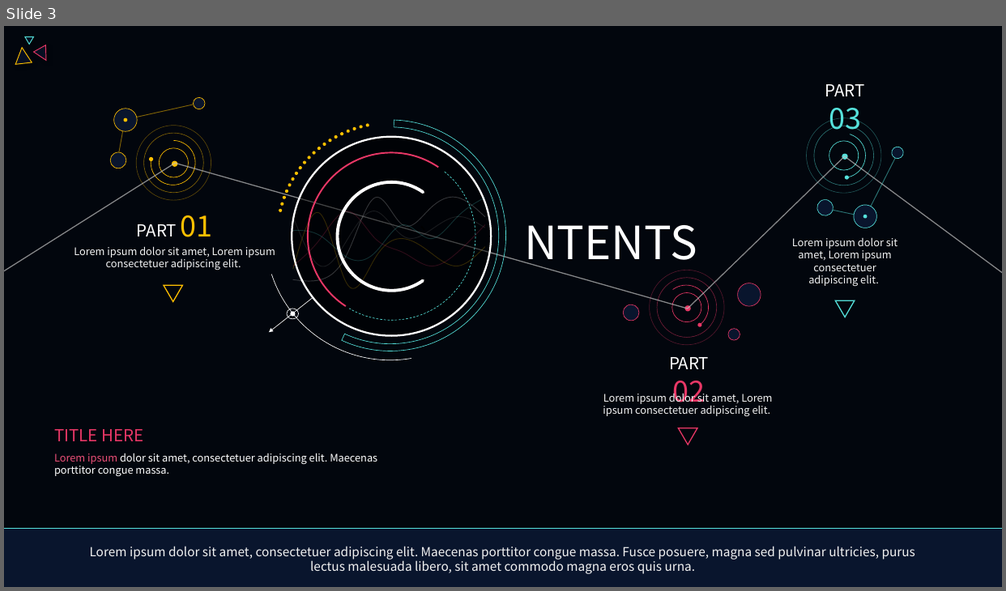
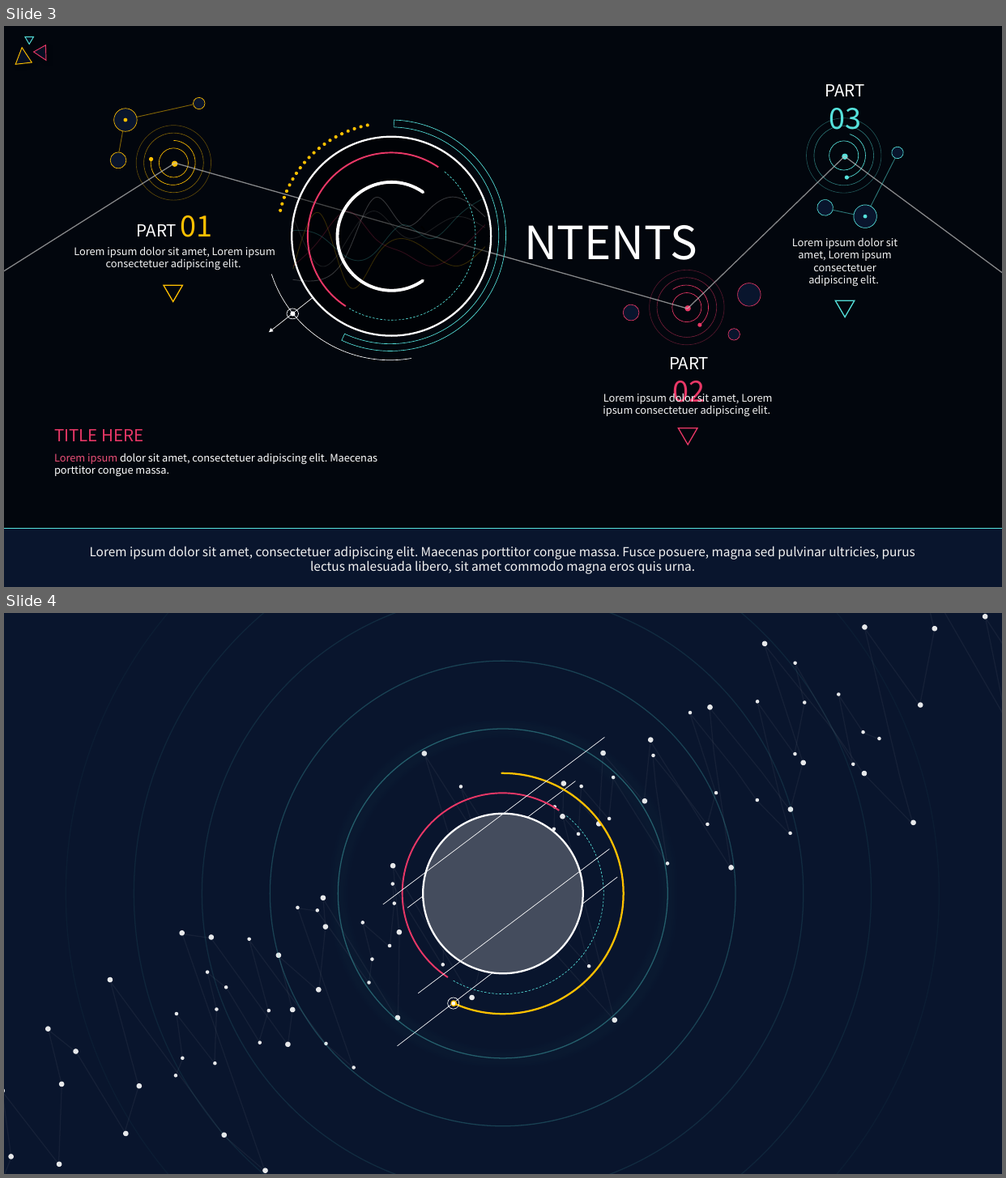
Before and after one commit to NewOrForever/AI_for_design_Study, a slide deck: line_mock.pptx. Shown one above the other, each under a label of ours: slide 3 before the commit, slides 3 and 4 after it. The pictures are 1006x591 and 1006x1178 pixels, drawn with LibreOffice and Linux fonts; fonts in the diff are those of the drawing; grey boxes stand for pictures; background and template pictures are left out. Boxes give left, top, right and bottom in pixels: in the first picture for what was removed or moved away, otherwise in the second. Text is boxed around its words. In the diff, an @@ line names an element or a change of style, - is before the commit and + after.

Commit message:
line

```diff
--- a/line_mock.pptx
+++ b/line_mock.pptx
@@ slide 4 added at [4,613,1002,1174], background #09152D @@
@@ ellipse added at [66,613,940,1174], outline #55E1DB 1 pt @@
@@ ellipse added at [134,613,872,1174], outline #55E1DB 1 pt @@
@@ ellipse added at [202,613,803,1174], outline #55E1DB 1 pt @@
@@ ellipse added at [270,661,735,1127], outline #55E1DB 1 pt @@
@@ ellipse added at [338,729,667,1059], outline #55E1DB 1 pt @@
@@ line added from (604, 737) to (383, 905), #FFFFFF 0.5 pt @@
@@ arc (boxed as its full ellipse) added at [383,773,624,1014], outline #FFC000 1.75 pt @@
@@ line added from (576, 781) to (407, 908), #FFFFFF 0.5 pt @@
@@ arc (boxed as its full ellipse) added at [403,794,603,994], outline #E83766 1.5 pt @@
@@ arc (boxed as its full ellipse) added at [403,794,603,994], outline #55E1DB 0.5 pt dashed @@
@@ picture added at [424,814,583,973] @@
@@ arc (boxed as its full ellipse) added at [424,814,583,973], fill #09152D at 70% opacity, outline #FFFFFF 1.75 pt @@
@@ line added from (610, 849) to (418, 994), #FFFFFF 0.5 pt @@
@@ line added from (617, 877) to (397, 1046), #FFFFFF 0.5 pt @@
@@ ellipse added at [448,998,459,1009], outline #FFFFFF 0.5 pt @@
@@ group added at [117,613,914,1150]: 49 ellipses, 1 freeform shape @@
@@ ellipse added at [452,1002,455,1005], fill #FFFFFF @@
@@ group added at [4,613,1002,1174]: 44 ellipses, 1 freeform shape @@
```
Also in this commit, not shown: 1 other slide added.
